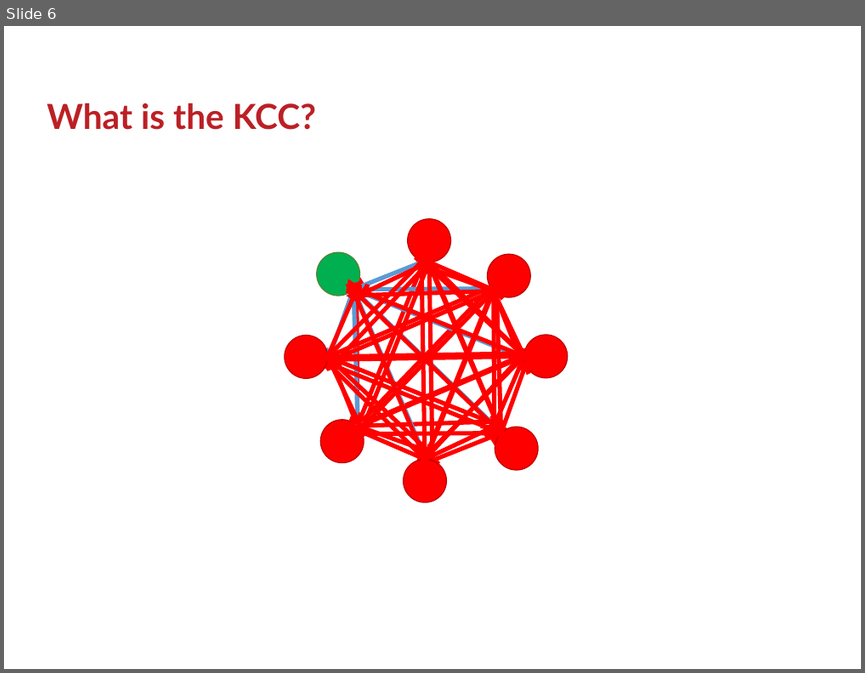
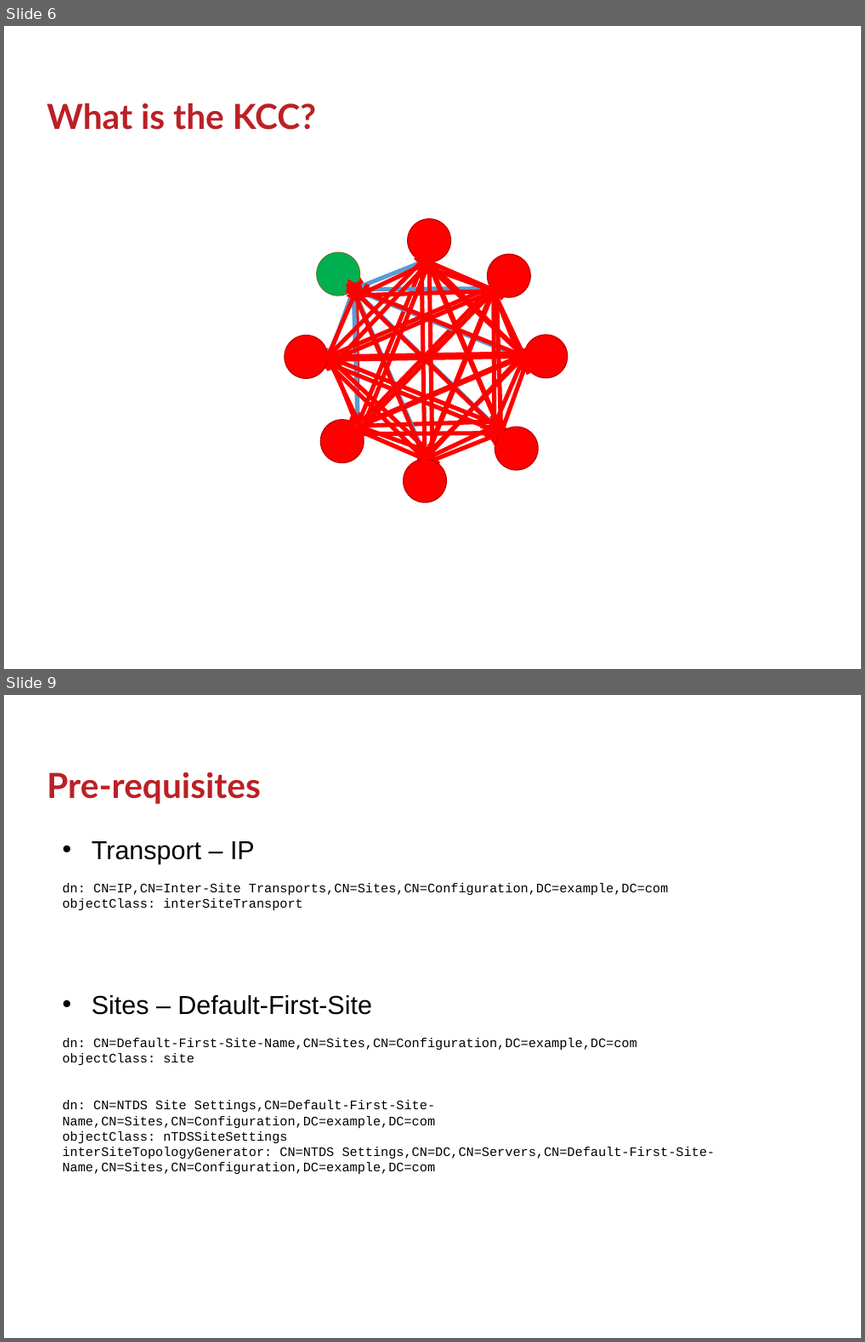
Before and after one commit to GSam/Slides, a slide deck: Samba KCC.pptx. Shown one above the other, each under a label of ours: slide 6 before the commit, slides 6 and 9 after it; the slides between them are not shown. The pictures are 865x673 and 865x1342 pixels, drawn with LibreOffice and Linux fonts; fonts in the diff are those of the drawing; background and template pictures are left out. Boxes give left, top, right and bottom in pixels: in the first picture for what was removed or moved away, otherwise in the second. Text is boxed around its words. In the diff, an @@ line names an element or a change of style, - is before the commit and + after.

```diff
--- a/Samba KCC.pptx
+++ b/Samba KCC.pptx
@@ slide 9 added at (4,695,861,1338), background #FFFFFF @@
@@ title added at (46,772,261,804), 32 pt, text #BB2025, bold @@
+Pre-requisites
@@ text added at (63,841,715,1174), 12 pt, text #000000 @@
+• Transport – IP
+dn: CN=IP,CN=Inter-Site Transports,CN=Sites,CN=Configuration,DC=example,DC=com
+objectClass: interSiteTransport
+• Sites – Default-First-Site
+dn: CN=Default-First-Site-Name,CN=Sites,CN=Configuration,DC=example,DC=com
+objectClass: site
+dn: CN=NTDS Site Settings,CN=Default-First-Site-Name,CN=Sites,CN=Configuration,DC=example,DC=com
+objectClass: nTDSSiteSettings
+interSiteTopologyGenerator: CN=NTDS Settings,CN=DC,CN=Servers,CN=Default-First-Site-Name,CN=Sites,CN=Configuration,DC=example,DC=com
```
Also in this commit, not shown: 5 slides changed, 3 other slides added, 2 slides removed, 1 other file.
